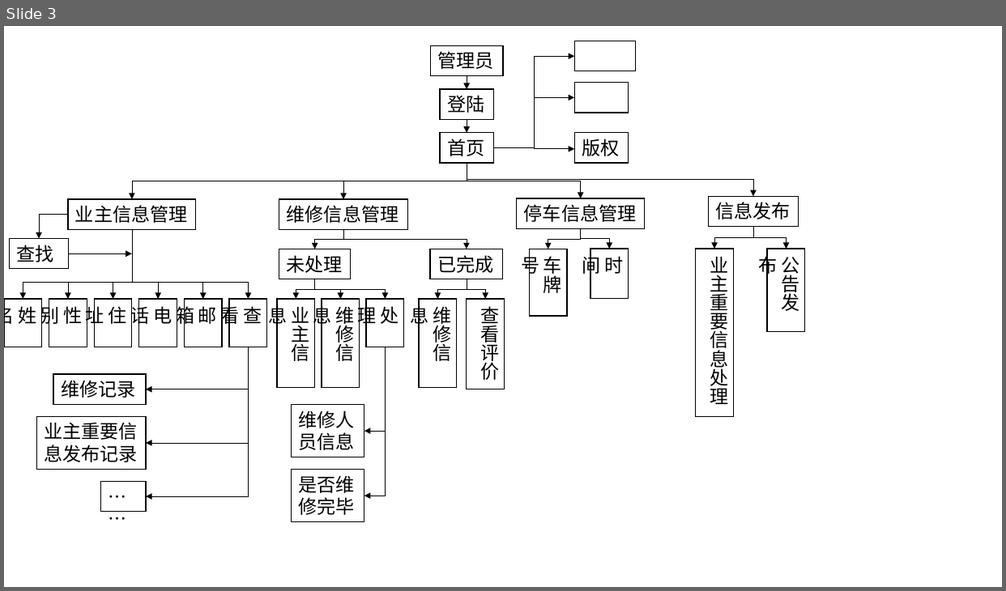
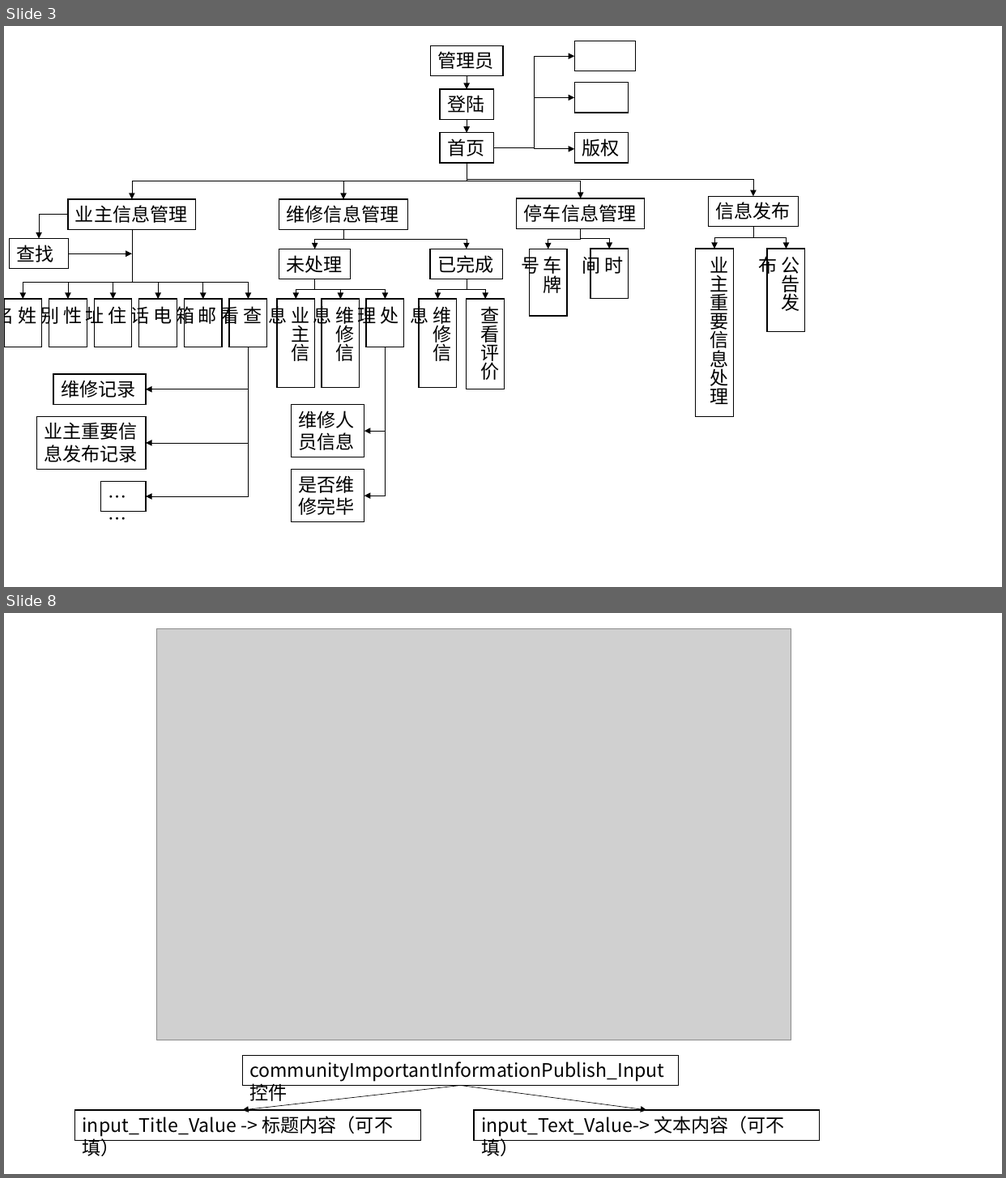
Before and after one commit to tan981211/safe, a slide deck: safe1/资料/图.pptx. Shown one above the other, each under a label of ours: slide 3 before the commit, slides 3 and 8 after it; the slides between them are not shown. The pictures are 1006x591 and 1006x1178 pixels, drawn with LibreOffice and Linux fonts; fonts in the diff are those of the drawing; grey boxes stand for pictures. Boxes give left, top, right and bottom in pixels: in the first picture for what was removed or moved away, otherwise in the second. Text is boxed around its words. In the diff, an @@ line names an element or a change of style, - is before the commit and + after.

```diff
--- a/safe1/资料/图.pptx
+++ b/safe1/资料/图.pptx
@@ slide 8 added at [4, 613, 1002, 1174], background #FFFFFF @@
@@ picture added at [157, 628, 791, 1041] @@
@@ rectangle added at [242, 1055, 679, 1085], fill #FFFFFF, outline #000000 1 pt, 18 pt, text #000000 @@
+communityImportantInformationPublish_Input控件
@@ arrow added from (461, 1086) to (242, 1110), #000000 0.5 pt @@
@@ arrow added from (461, 1086) to (647, 1110), #000000 0.5 pt @@
@@ rectangle added at [75, 1110, 421, 1140], fill #FFFFFF, outline #000000 1 pt, 18 pt, text #000000 @@
+input_Title_Value -> 标题内容（可不填）
@@ rectangle added at [474, 1110, 820, 1140], fill #FFFFFF, outline #000000 1 pt, 18 pt, text #000000 @@
+input_Text_Value-> 文本内容（可不填）
```
Also in this commit, not shown: 5 other slides added, 20 other files.
